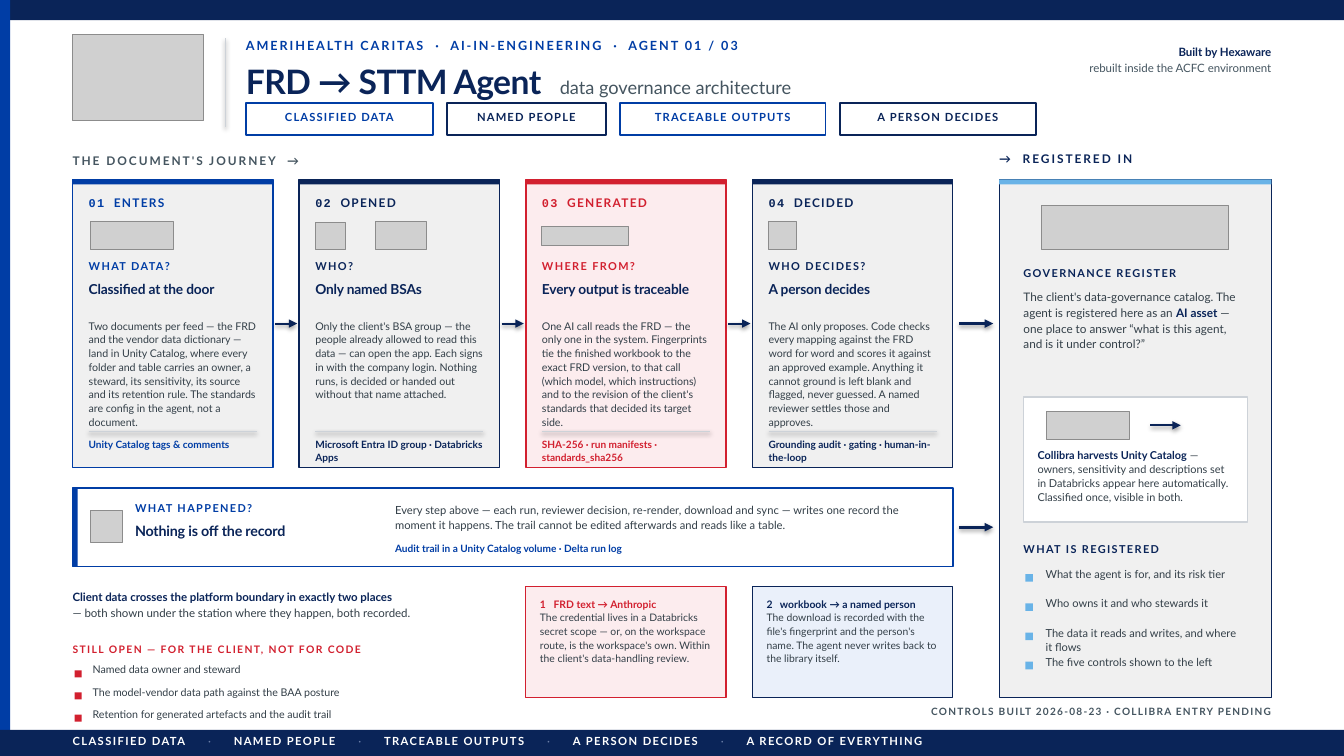
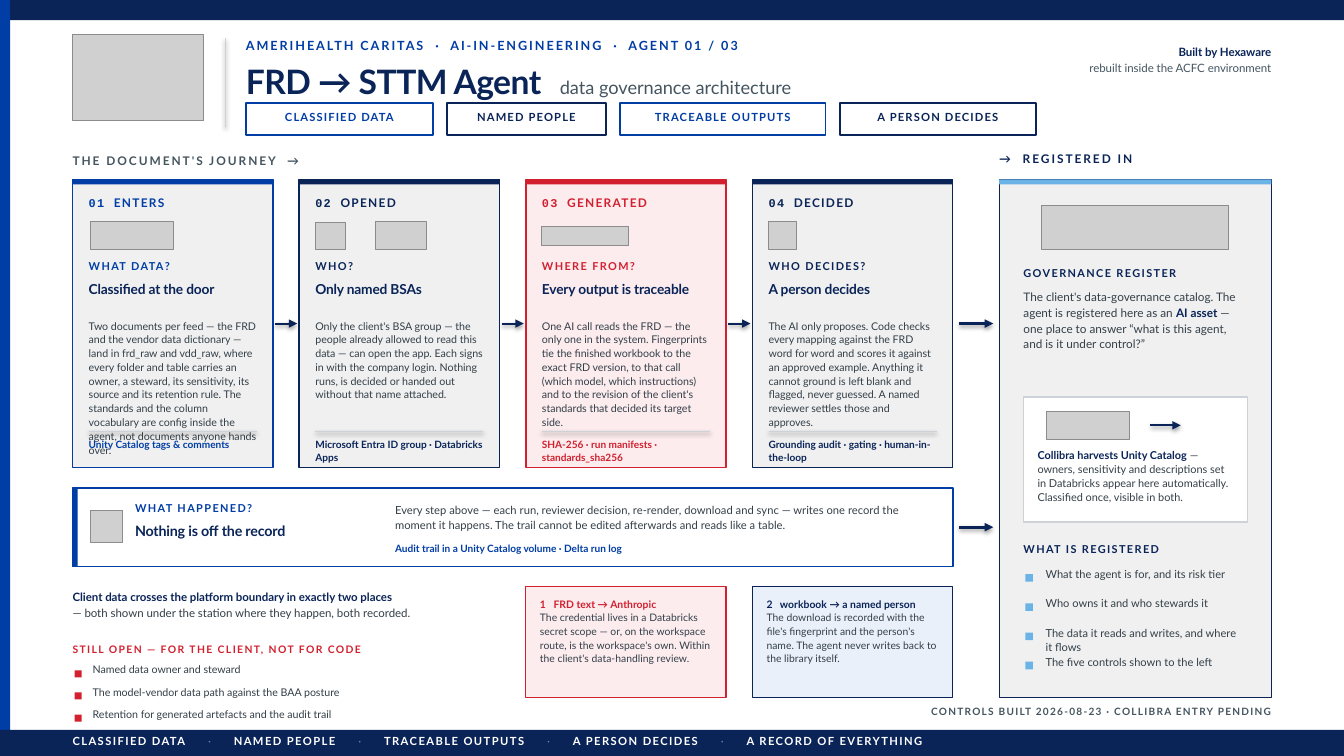
Before and after one commit to ArjunP4Hexaware/frd-to-sttm-agent-v2, a slide deck: slide 1 of context/FRD-to-STTM-Agent-Data-Governance-Architecture.pptx. Drawn at 1344x756 pixels with LibreOffice and Linux fonts; fonts in the diff are those of the drawing; grey boxes stand for pictures. Boxes give left, top, right and bottom in pixels: in the first picture for what was removed or moved away, otherwise in the second. Text is boxed around its words. In the diff, an @@ line names an element or a change of style, - is before the commit and + after.

```diff
--- a/context/FRD-to-STTM-Agent-Data-Governance-Architecture.pptx
+++ b/context/FRD-to-STTM-Agent-Data-Governance-Architecture.pptx
@@ text at [89, 322, 257, 440]: text changed @@
-Two documents per feed — the FRD and the vendor data dictionary — land in Unity Catalog, where every folder and table carries an owner, a steward, its sensitivity, its source and its retention rule. The standards are config in the agent, not a document.
+Two documents per feed — the FRD and the vendor data dictionary — land in frd_raw and vdd_raw, where every folder and table carries an owner, a steward, its sensitivity, its source and its retention rule. The standards and the column vocabulary are config inside the agent, not documents anyone hands over.
```
Also in this commit, not shown: 5 other files.
